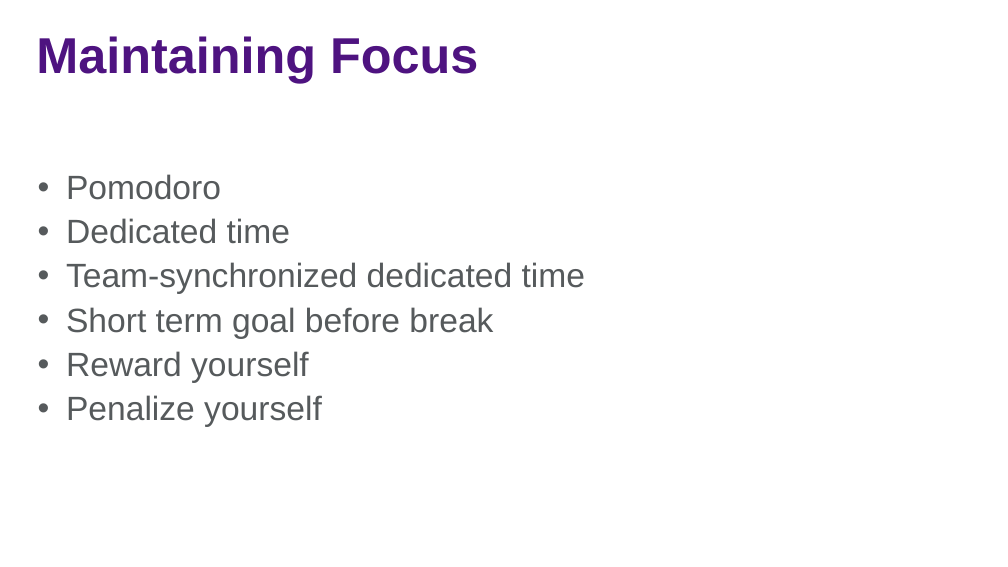
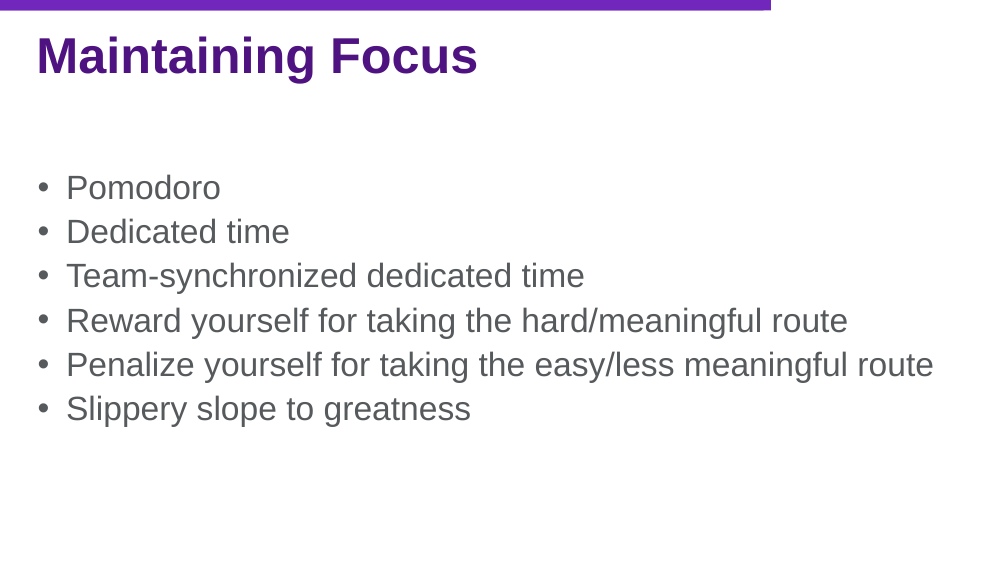
Before and after one commit to jasonjwood/presentations, a slide deck: slide 25 of InFusion2016 - Getting It Done - Jason Wood.pptx (slide 26 before the commit). Drawn at 1008x567 pixels with LibreOffice and Linux fonts; fonts in the diff are those of the drawing; background and template pictures are left out. Boxes give left, top, right and bottom in pixels: in the first picture for what was removed or moved away, otherwise in the second. Text is boxed around its words. In the diff, an @@ line names an element or a change of style, - is before the commit and + after.

```diff
--- a/InFusion2016 - Getting It Done - Jason Wood.pptx
+++ b/InFusion2016 - Getting It Done - Jason Wood.pptx
@@ rectangle added at (0, 0, 771, 11), fill #7227BC @@
@@ rectangle added at (0, 0, 764, 11), fill #7227BC @@
@@ text at (66, 307, 934, 427): text changed @@
-• Short term goal before break
-• Reward yourself
-• Penalize yourself
+• Reward yourself for taking the hard/meaningful route
+• Penalize yourself for taking the easy/less meaningful route
+• Slippery slope to greatness
```
Also in this commit, not shown: 29 other slides changed, 2 slides added, 5 slides removed.
